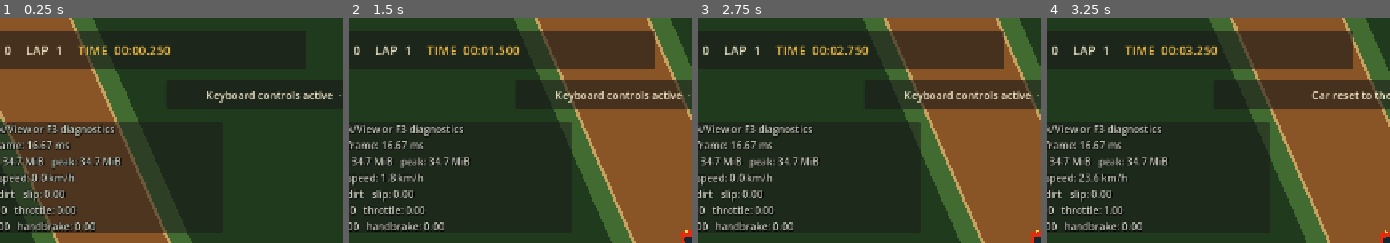
Above: before the commit, frames 1-4 (left to right).
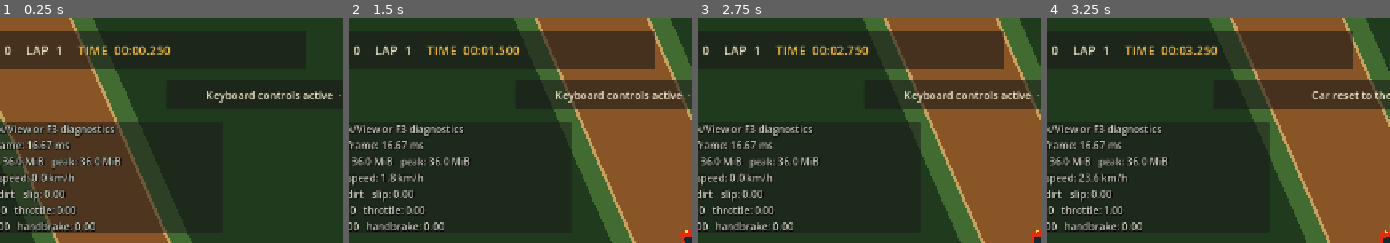
Above: after the commit, the same moments.

Repository: mule/poc-slicksnslide-fest
Game: Godot game, scene res://session/main.tscn
Same seed, same stepped clock (60 frames per second), same inputs: the game is played once before the commit and once after it.
Inputs:
- Up to frame 1 (0.25 s): no input
- Up to frame 2 (1.5 s): tap Enter (confirm) at 0.5 s; hold D (steer_right) 0.53-1.28 s; hold Enter (confirm) 0.53-1.28 s; hold S (brake_reverse) from 1.28 s (still down); tap W (throttle) at 1.35 s
- Up to frame 3 (2.75 s): release S (brake_reverse) at 2.03 s; hold D (steer_right) from 2.03 s (still down); hold Enter (confirm) from 2.03 s (still down)
- Up to frame 4 (3.25 s): tap R (reset_car) at 2.75 s; release D (steer_right) at 2.78 s; release Enter (confirm) at 2.78 s; hold Up from 2.78 s (still down); tap W (throttle) at 2.85 s
The pictures show only the part of the screen within x 9-59%, y 0-50%; the shares and areas given below are measured in that part.

The runs differ from the first frame. In frame 1, 0.2% of the frame differs, in the area x 2-30%, y 61-66%; in frame 2, 0.2%; in frame 3, 0.2%; in frame 4, 0.2%.

Commit message:
feat: promote centerline distance to the surface contract

Diff:
--- a/tests/issue_4_test_surface_provider.gd
+++ b/tests/issue_4_test_surface_provider.gd
@@ -8,9 +8,14 @@
 var dirt_drag: float = 1.0
 var off_track_grip: float = 1.0
 var off_track_drag: float = 1.0
+var distance_from_line: float = 0.0
 
 
 func sample_at(world_position: Vector2) -> SurfaceSample:
 	if world_position.y <= boundary_y:
 		return SurfaceSample.new(SurfaceType.OFF_TRACK, off_track_grip, off_track_drag)
 	return SurfaceSample.new(SurfaceType.DIRT, dirt_grip, dirt_drag)
+
+
+func distance_to_centerline(_world_position: Vector2, _search_radius: float) -> float:
+	return distance_from_line
--- a/tests/segment_grid_test.gd
+++ b/tests/segment_grid_test.gd
@@ -22,6 +22,8 @@
 		_verify_degenerate_inputs_are_safe()
 		_verify_surface_map_agrees_with_brute_force()
 		_verify_segments_near_actually_narrows_candidates()
+		_verify_distance_agrees_with_surface_classification()
+		_verify_base_surface_query_never_reports_lost()
 	_finish()
 
 
@@ -176,6 +178,47 @@
 	_check(average_fraction < MAX_CANDIDATE_FRACTION, "segments_near narrows candidates well below every segment (avg %.1f of %d segments = %.1f%%, threshold %.0f%%)" % [average_candidates, segment_count, average_fraction * 100.0, MAX_CANDIDATE_FRACTION * 100.0])
 
 
+func _verify_distance_agrees_with_surface_classification() -> void:
+	var generator_script := load(TRACK_GENERATOR_PATH) as GDScript
+	var surface_map_script := load(SURFACE_MAP_PATH) as GDScript
+	var definition = generator_script.new().generate(0)
+	var surface_map = surface_map_script.new(definition)
+	var half_width: float = definition.track_width * 0.5
+
+	var centre: Vector2 = definition.centerline[10]
+	_check(
+		surface_map.distance_to_centerline(centre, half_width) < 1.0,
+		"a point on the centerline reports a near-zero distance"
+	)
+
+	var lateral: Vector2 = (definition.centerline[11] - definition.centerline[10]).normalized().orthogonal()
+	var just_inside: Vector2 = centre + lateral * (half_width - 5.0)
+	var just_outside: Vector2 = centre + lateral * (half_width + 5.0)
+	_check(
+		surface_map.sample_at(just_inside).surface_type == SurfaceQuery.SurfaceType.DIRT
+			and surface_map.distance_to_centerline(just_inside, half_width) <= half_width,
+		"a point inside the track is DIRT and within half a width of the line"
+	)
+	var far_distance: float = surface_map.distance_to_centerline(just_outside, half_width * 8.0)
+	_check(
+		surface_map.sample_at(just_outside).surface_type == SurfaceQuery.SurfaceType.OFF_TRACK
+			and far_distance > half_width and far_distance < half_width * 2.0,
+		"a point just outside the track is OFF_TRACK and reports a real distance, not INF"
+	)
+	_check(
+		is_inf(surface_map.distance_to_centerline(centre + lateral * (half_width * 20.0), half_width)),
+		"a point beyond the search radius saturates to INF rather than lying about the distance"
+	)
+
+
+func _verify_base_surface_query_never_reports_lost() -> void:
+	var base := SurfaceQuery.new()
+	_check(
+		is_zero_approx(base.distance_to_centerline(Vector2(9999.0, 9999.0), 1000.0)),
+		"the base SurfaceQuery reports zero distance so providers without a centerline never read as lost"
+	)
+
+
 func _brute_force_distance(points: PackedVector2Array, query: Vector2) -> float:
 	var nearest := INF
 	for index in range(points.size() - 1):
--- a/track/surface_query.gd
+++ b/track/surface_query.gd
@@ -31,3 +31,17 @@
 func sample_at(_world_position: Vector2) -> SurfaceSample:
 	push_error("SurfaceQuery.sample_at must be implemented by a track surface provider")
 	return SurfaceSample.new()
+
+
+## Distance from a world position to the track centerline, accurate out to search_radius.
+##
+## Beyond search_radius an implementation may return INF instead of a true distance. The real
+## provider answers from a spatial grid queried with exactly this radius, so a caller pays only
+## for the range it needs. Callers must pass the largest distance they care about and read INF as
+## "further away than that".
+##
+## The base implementation returns 0.0 rather than pushing an error: a provider with no notion of
+## a centerline should read as "on the line" so distance-based rules never fire against it.
+## Returning INF here would make every such provider permanently "lost".
+func distance_to_centerline(_world_position: Vector2, _search_radius: float) -> float:
+	return 0.0
--- a/track/track_surface_map.gd
+++ b/track/track_surface_map.gd
@@ -17,17 +17,18 @@
 
 
 func sample_at(world_position: Vector2) -> SurfaceSample:
-	if _definition != null and _distance_to_centerline(world_position) <= _definition.track_width * 0.5:
-		return SurfaceSample.new(SurfaceType.DIRT, DIRT_GRIP, DIRT_DRAG)
+	if _definition != null:
+		var half_width: float = _definition.track_width * 0.5
+		if distance_to_centerline(world_position, half_width) <= half_width:
+			return SurfaceSample.new(SurfaceType.DIRT, DIRT_GRIP, DIRT_DRAG)
 	return SurfaceSample.new(SurfaceType.OFF_TRACK, GRASS_GRIP, GRASS_DRAG)
 
 
-func _distance_to_centerline(world_position: Vector2) -> float:
+func distance_to_centerline(world_position: Vector2, search_radius: float) -> float:
 	if _grid == null:
 		return INF
-	var half_width: float = _definition.track_width * 0.5
 	var nearest_distance := INF
-	for index in _grid.segments_near(world_position, half_width):
+	for index in _grid.segments_near(world_position, search_radius):
 		var closest := Geometry2D.get_closest_point_to_segment(
 			world_position,
 			_definition.centerline[index],
